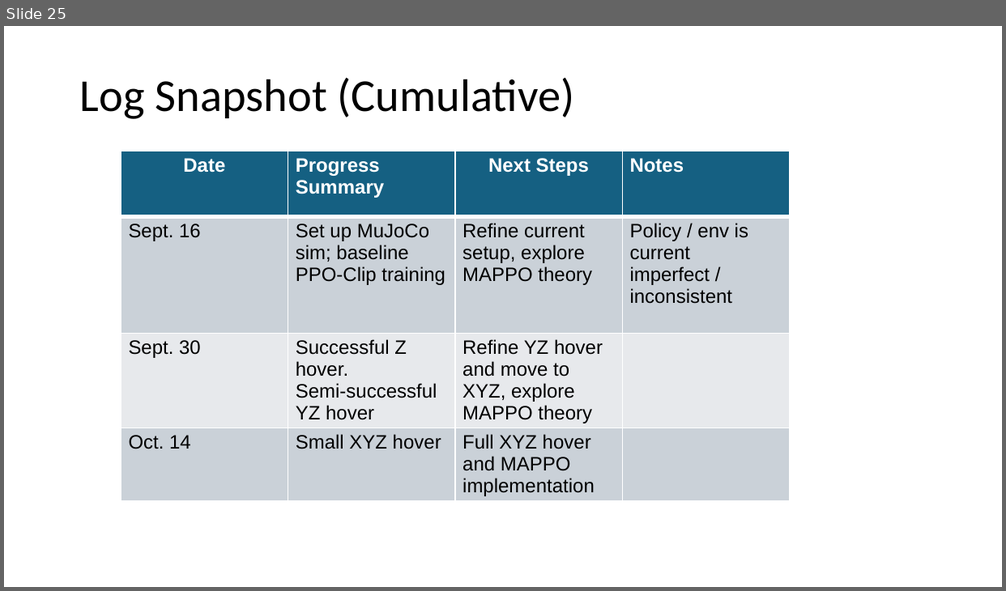
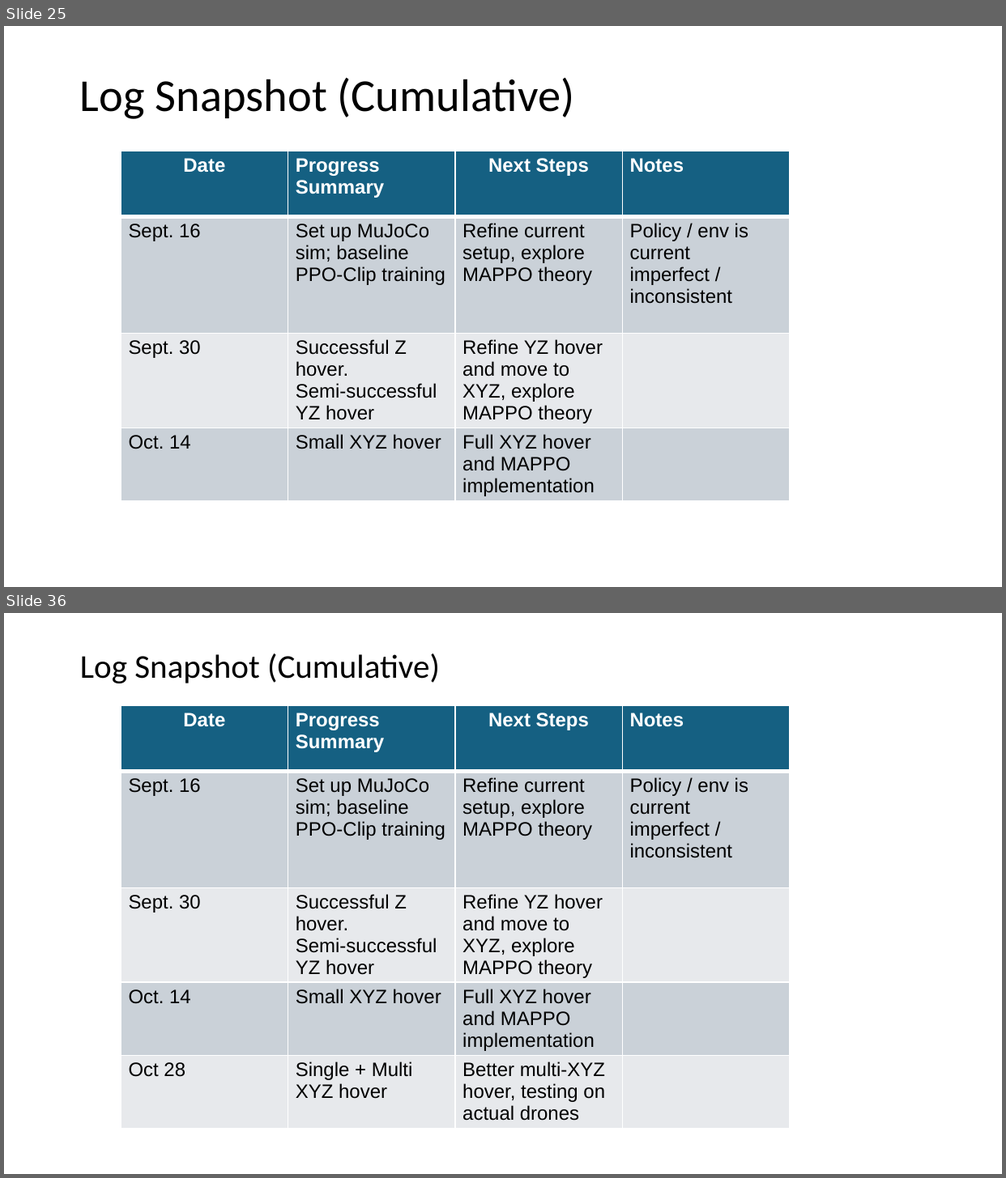
Before and after one commit to shazia-dewan/multi-agentCrazyflieLift, a slide deck: docs/MIRL LAB Honours Project Bi-Weekly Update.pptx. Shown one above the other, each under a label of ours: slide 25 before the commit, slides 25 and 36 after it; the slides between them are not shown. The pictures are 1006x591 and 1006x1178 pixels, drawn with LibreOffice and Linux fonts; fonts in the diff are those of the drawing. Boxes give left, top, right and bottom in pixels: in the first picture for what was removed or moved away, otherwise in the second. Text is boxed around its words. In the diff, an @@ line names an element or a change of style, - is before the commit and + after.

```diff
--- a/docs/MIRL LAB Honours Project Bi-Weekly Update.pptx
+++ b/docs/MIRL LAB Honours Project Bi-Weekly Update.pptx
@@ slide 36 added at [4, 613, 1002, 1174], background #FFFFFF @@
@@ title added at [80, 653, 440, 683], 24 pt, text #000000 @@
+Log Snapshot (Cumulative)
@@ table added at [121, 706, 787, 1124], 5 rows, 4 columns @@
+Date | Progress Summary | Next Steps | Notes
+Sept. 16 | Set up MuJoCo sim; baseline PPO-Clip training | Refine current setup, explore MAPPO theory | Policy / env is current imperfect / inconsistent
+Sept. 30 | Successful Z hover. / Semi-successful YZ hover | Refine YZ hover and move to XYZ, explore MAPPO theory | 
+Oct. 14 | Small XYZ hover | Full XYZ hover and MAPPO implementation | 
+Oct 28 | Single + Multi XYZ hover | Better multi-XYZ hover, testing on actual drones | 
```
Also in this commit, not shown: 10 other slides added, 1 other file.
